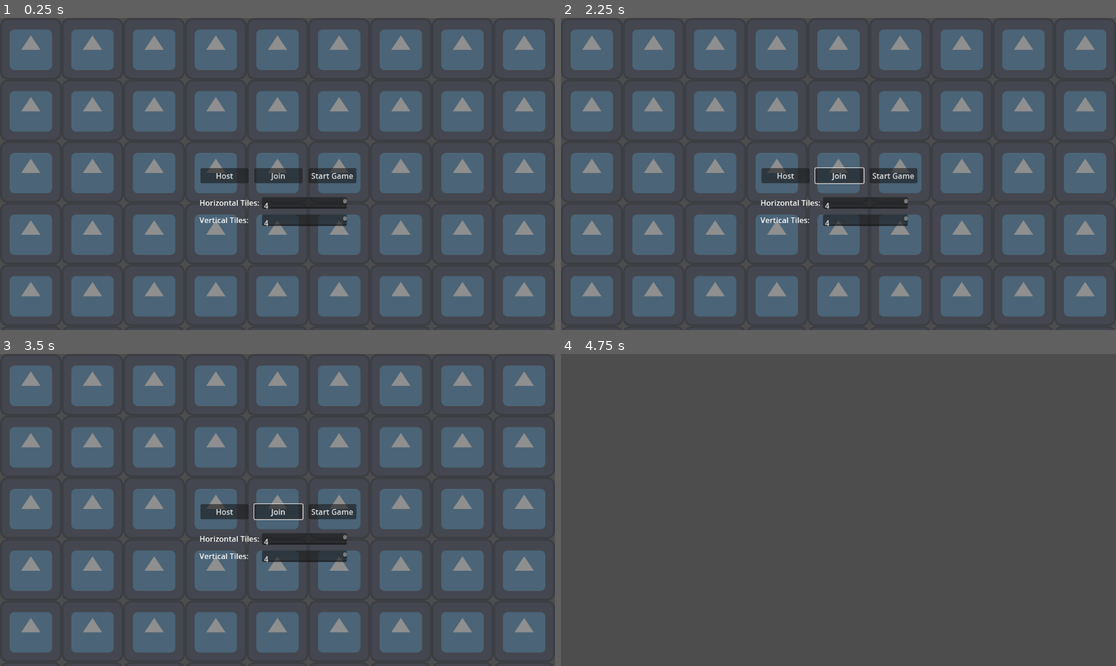
Above: before the commit, frames 1-4 (two rows, left to right).
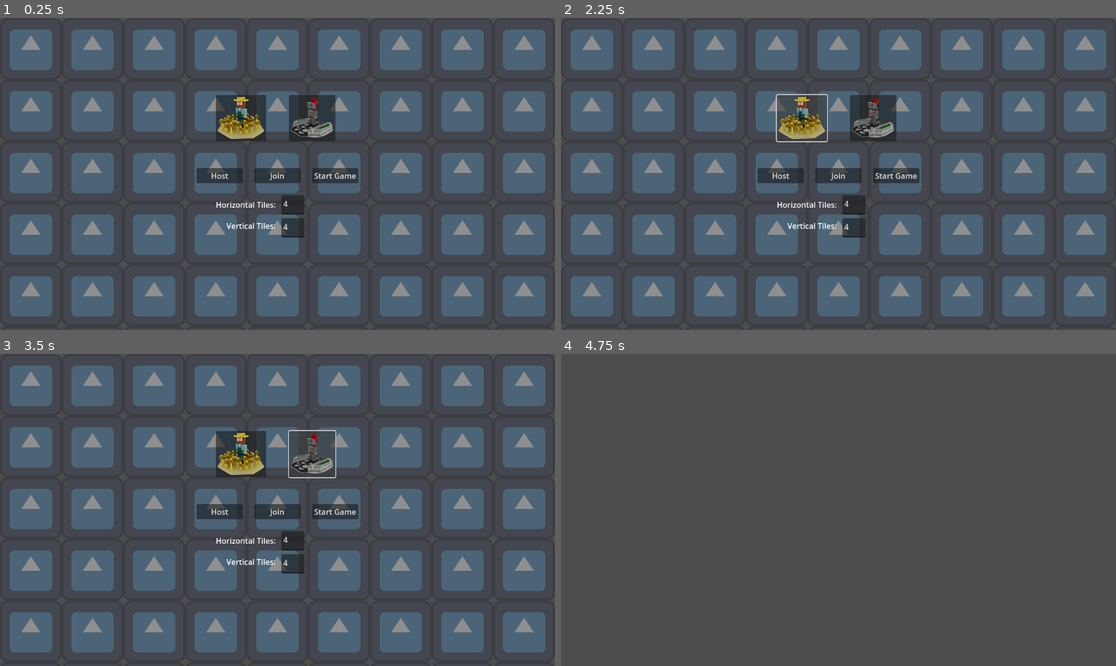
Above: after the commit, the same moments.

Repository: jaydlidd/Majestiq
Game: Godot game, scene res://Scenes/server_controller.tscn
Same seed, same stepped clock (60 frames per second), same inputs: the game is played once before the commit and once after it. The engine's default icon, where the game draws it, is replaced by a stand-in: a white triangle on a blue panel in a dark square.
Inputs (mouse positions are in pixels of both pictures, inside the frame that each line leads up to):
- Up to frame 1 (0.25 s): no input
- Up to frame 2 (2.25 s): click "Host" at 0.5 s; click "Join" at 1.25 s; click (799, 117) at 2.02 s
- Up to frame 3 (3.5 s): click (310, 453) at 2.77 s
- Up to frame 4 (4.75 s): click "Start Game" at 3.5 s; tap Enter at 4.25 s; move the mouse to (960, 494) at 4.27 s; hold D (move_right) from 4.28 s (still down); tap Mouse wheel down (mouse_scroll_down) at 4.35 s

The runs differ from the first frame. In frame 1, 4.2% of the frame differs, in the area x 35-65%, y 24-71%; in frame 2, 4.1%; in frame 3, 4.0%; in frame 4, nothing differs.
Error before the commit: Cannot call method 'compress' on a null value. (res://Scripts/server_controller.gd:26)
Error after the commit: Cannot call method 'compress' on a null value. (res://Scripts/server_controller.gd:28)

Commit message:
15/2 :sparkles: Server-side player inventory
+ Added selectors for knight and farmer pieces
+ Added server-side transfer of player inventories

Diff:
--- /dev/null
+++ b/Scenes/Pieces/farmer_piece.tscn
@@ -0,0 +1,15 @@
+[gd_scene load_steps=3 format=3 uid="uid://bh3p2b8yk0nt4"]
+
+[ext_resource type="ArrayMesh" uid="uid://cbr4mbfmhc7os" path="res://Models/model_base/model_base.obj" id="1_knhfy"]
+[ext_resource type="ArrayMesh" uid="uid://shkexafeq2ip" path="res://Models/farmer/farmer.obj" id="2_lg1wh"]
+
+[node name="FarmerPiece" type="Node3D"]
+transform = Transform3D(-4.37114e-08, 0, -1, 0, 1, 0, 1, 0, -4.37114e-08, 0, 0, 0)
+
+[node name="ModelBase" type="MeshInstance3D" parent="."]
+transform = Transform3D(1, 0, 0, 0, 1, 0, 0, 0, 1, 0, -1.1, 0)
+mesh = ExtResource("1_knhfy")
+
+[node name="Farmer" type="MeshInstance3D" parent="."]
+transform = Transform3D(1, 0, 0, 0, 1, 0, 0, 0, 1, 0, 0.9, 0)
+mesh = ExtResource("2_lg1wh")
--- /dev/null
+++ b/Scenes/Pieces/knight_piece.tscn
@@ -0,0 +1,14 @@
+[gd_scene load_steps=3 format=3 uid="uid://nvxjli587b4g"]
+
+[ext_resource type="ArrayMesh" uid="uid://dda4g1w8ikr3" path="res://Models/knight/knight.obj" id="1_74k5x"]
+[ext_resource type="ArrayMesh" uid="uid://cbr4mbfmhc7os" path="res://Models/model_base/model_base.obj" id="2_2ruj1"]
+
+[node name="KnightPiece" type="Node3D"]
+
+[node name="Knight" type="MeshInstance3D" parent="."]
+transform = Transform3D(1, 0, 0, 0, 1, 0, 0, 0, 1, -0.1, 0.9, 0.1)
+mesh = ExtResource("1_74k5x")
+
+[node name="ModelBase" type="MeshInstance3D" parent="."]
+transform = Transform3D(1, 0, 0, 0, 1, 0, 0, 0, 1, 0, -1.1, 0)
+mesh = ExtResource("2_2ruj1")
--- a/Scenes/main_game.tscn
+++ b/Scenes/main_game.tscn
@@ -1,17 +1,12 @@
-[gd_scene load_steps=4 format=3 uid="uid://bi84dipyrcag8"]
+[gd_scene load_steps=3 format=3 uid="uid://bi84dipyrcag8"]
 
 [ext_resource type="Script" path="res://Scripts/scene_manager.gd" id="1_8cuei"]
 [ext_resource type="PackedScene" uid="uid://f876k6rdrb04" path="res://Scenes/player.tscn" id="1_g64bx"]
-[ext_resource type="ArrayMesh" uid="uid://cbr4mbfmhc7os" path="res://Models/model_base/model_base.obj" id="3_oumi5"]
 
 [node name="MainGame" type="Node3D"]
 transform = Transform3D(1, 0, 0, 0, 1, 0, 0, 0, 1, -2, -1, -3)
 script = ExtResource("1_8cuei")
 player_scene = ExtResource("1_g64bx")
 
-[node name="ModelBase" type="MeshInstance3D" parent="."]
-transform = Transform3D(1, 0, 0, 0, 1, 0, 0, 0, 1, 2, 1, 26)
-mesh = ExtResource("3_oumi5")
-
 [node name="DirectionalLight3D" type="DirectionalLight3D" parent="."]
 transform = Transform3D(1, 0, 0, 0, 1.19249e-08, 1, 0, -1, 1.19249e-08, 0, 0, 0)
--- a/Scenes/server_controller.tscn
+++ b/Scenes/server_controller.tscn
@@ -1,7 +1,9 @@
-[gd_scene load_steps=3 format=3 uid="uid://1e4nko6lcvph"]
+[gd_scene load_steps=5 format=3 uid="uid://1e4nko6lcvph"]
 
 [ext_resource type="Script" path="res://Scripts/server_controller.gd" id="1_kps1r"]
 [ext_resource type="Texture2D" uid="uid://6iycqx2crmbi" path="res://icon.svg" id="2_a3wmt"]
+[ext_resource type="PackedScene" uid="uid://cw2g1ob4fqme4" path="res://UI/Buttons/farmer_button.tscn" id="3_c8twx"]
+[ext_resource type="PackedScene" uid="uid://bfqhh3lb5mhb7" path="res://UI/Buttons/knight_button.tscn" id="4_1r8j8"]
 
 [node name="ServerController" type="Control"]
 layout_mode = 3
@@ -33,9 +35,9 @@
 anchor_top = 0.5
 anchor_right = 0.5
 anchor_bottom = 0.5
-offset_left = -160.0
+offset_left = -168.0
 offset_top = -12.0
-offset_right = -60.0
+offset_right = -72.0
 offset_bottom = 19.0
 grow_horizontal = 2
 grow_vertical = 2
@@ -50,7 +52,7 @@
 anchor_bottom = 0.5
 offset_left = -48.0
 offset_top = -12.0
-offset_right = 52.0
+offset_right = 48.0
 offset_bottom = 19.0
 grow_horizontal = 2
 grow_vertical = 2
@@ -63,9 +65,9 @@
 anchor_top = 0.5
 anchor_right = 0.5
 anchor_bottom = 0.5
-offset_left = 64.0
+offset_left = 72.0
 offset_top = -12.0
-offset_right = 164.0
+offset_right = 168.0
 offset_bottom = 19.0
 grow_horizontal = 2
 grow_vertical = 2
@@ -78,10 +80,10 @@
 anchor_top = 0.5
 anchor_right = 0.5
 anchor_bottom = 0.5
-offset_left = -32.0
-offset_top = 48.0
-offset_right = 144.0
-offset_bottom = 72.0
+offset_left = 8.0
+offset_top = 44.0
+offset_right = 56.0
+offset_bottom = 84.0
 grow_horizontal = 2
 grow_vertical = 2
 text = "4"
@@ -93,13 +95,14 @@
 anchor_top = 0.5
 anchor_right = 0.5
 anchor_bottom = 0.5
-offset_left = -160.0
-offset_top = 48.0
-offset_right = -40.0
-offset_bottom = 73.0
+offset_left = -128.0
+offset_top = 52.0
+offset_right = -3.0
+offset_bottom = 78.0
 grow_horizontal = 2
 grow_vertical = 2
 text = "Horizontal Tiles:"
+horizontal_alignment = 2
 
 [node name="VertTiles" type="TextEdit" parent="."]
 layout_mode = 1
@@ -108,10 +111,10 @@
 anchor_top = 0.5
 anchor_right = 0.5
 anchor_bottom = 0.5
-offset_left = -32.0
-offset_top = 84.0
-offset_right = 144.0
-offset_bottom = 108.0
+offset_left = 8.0
+offset_top = 92.0
+offset_right = 56.0
+offset_bottom = 132.0
 grow_horizontal = 2
 grow_vertical = 2
 text = "4"
@@ -123,13 +126,27 @@
 anchor_top = 0.5
 anchor_right = 0.5
 anchor_bottom = 0.5
-offset_left = -162.0
-offset_top = 84.0
-offset_right = -37.0
-offset_bottom = 110.0
+offset_left = -128.0
+offset_top = 96.0
+offset_right = -3.0
+offset_bottom = 122.0
 grow_horizontal = 2
 grow_vertical = 2
 text = "Vertical Tiles:"
+horizontal_alignment = 2
+
+[node name="FarmerPiece" parent="." instance=ExtResource("3_c8twx")]
+layout_mode = 1
+offset_top = -164.0
+offset_right = -24.0
+offset_bottom = -68.0
+
+[node name="KnightPiece" parent="." instance=ExtResource("4_1r8j8")]
+layout_mode = 1
+offset_left = 24.0
+offset_top = -164.0
+offset_right = 120.0
+offset_bottom = -68.0
 
 [connection signal="button_down" from="Host" to="." method="_on_host_button_down"]
 [connection signal="button_down" from="Join" to="." method="_on_join_button_down"]
--- /dev/null
+++ b/Scripts/piece_button.gd
@@ -0,0 +1,6 @@
+extends Button
+
+var count:int = 0
+
+func _on_pressed():
+	count += 1
--- a/Scripts/scene_manager.gd
+++ b/Scripts/scene_manager.gd
@@ -3,8 +3,8 @@
 @export var player_scene:PackedScene
 
 # Preloaded map tiles
-var sand_tile:PackedScene = preload("res://Scenes/sand_tile.tscn")
-var grass_tile:PackedScene = preload("res://Scenes/grass_tile.tscn")
+var sand_tile:PackedScene = preload("res://Scenes/Map Tiles/sand_tile.tscn")
+var grass_tile:PackedScene = preload("res://Scenes/Map Tiles/grass_tile.tscn")
 
 # Called when the node enters the scene tree for the first time.
 func _ready():
@@ -13,6 +13,7 @@
 		current_player.name = str(GameManager.players[player].id)	# Set the name of the player object to be the same as their MP game ID
 		add_child(current_player)									# Add the player object to the scene
 
+		print(str(GameManager.players[player].id) + str(GameManager.players[player].inventory))
 	# Generate the map tiles into the world
 	generate_map_tiles(GameManager.map_tiles, GameManager.horizontal_tiles, GameManager.vertical_tiles)
 
--- a/Scripts/server_controller.gd
+++ b/Scripts/server_controller.gd
@@ -6,6 +6,8 @@
 var main_scene_path:String = "res://Scenes/main_game.tscn"
 
 var map_tile_list:Array = []
+
+var inventory = []
 
 # Called when the node enters the scene tree for the first time.
 func _ready():
@@ -16,8 +18,8 @@
 	if "--server" in OS.get_cmdline_args():								# If we run the game in cmdline with args
 		host_game()
 
-
 func _on_host_button_down():
+	add_pieces_to_inv()
 	host_game()
 
 func _on_join_button_down():
@@ -25,7 +27,7 @@
 	peer.create_client(ip_address, port)							# Connect to the server
 	peer.get_host().compress(ENetConnection.COMPRESS_RANGE_CODER)	# Compress connection to reduce lag
 	multiplayer.set_multiplayer_peer(peer)							# Set the current connect to the peer (use our own connection to play)
-
+	add_pieces_to_inv()
 
 func _on_start_game_button_down():
 	if multiplayer.is_server():
@@ -44,7 +46,7 @@
 # Called only on clients when a player connects to a server
 func player_connected_to_server():
 	print("Player connected to server")
-	send_player_info.rpc_id(1, multiplayer.get_unique_id())			# Send the client's id to the server
+	send_player_info.rpc_id(1, multiplayer.get_unique_id(), inventory)			# Send the client's id to the server
 
 # Called only on clients when a player fails to connect to a server
 func player_connected_failed():
@@ -59,14 +61,15 @@
 
 # Called to send client information
 @rpc("any_peer")
-func send_player_info(id):
+func send_player_info(id, player_inv):
 	if !GameManager.players.has(id):								# If a player is not already in the game, add it to the list of players
 		GameManager.players[id] = {
-			"id": id
+			"id": id,
+			"inventory": player_inv
 		}
 	if multiplayer.is_server():
 		for i in GameManager.players:
-			send_player_info.rpc(GameManager.players[i].id)			# If this peer is the server, send information out to clients
+			send_player_info.rpc(GameManager.players[i].id, GameManager.players[i].inventory)			# If this peer is the server, send information out to clients
 
 func host_game():
 	peer = ENetMultiplayerPeer.new()								# Create a new peer connection
@@ -76,7 +79,7 @@
 		return
 	peer.get_host().compress(ENetConnection.COMPRESS_RANGE_CODER)	# Compress connection to reduce lag
 	multiplayer.set_multiplayer_peer(peer)							# Set the current connect to the peer (use our own connection to play)
-	send_player_info(multiplayer.get_unique_id())					# Send server player's information
+	send_player_info(multiplayer.get_unique_id(), inventory)		# Send server player's information
 	print("Waiting for players...")
 
 # Send the map information to the server
@@ -92,10 +95,13 @@
 # Design a map of tiles of a preset size with the available tiles
 func generate_map_tiles(x:int, y:int):
 	var possible_tiles:Array = ["sand", "grass"]					# Strings of map tiles in the game
-	var rand_tile:Node												# Variable to hold selected tile
 
 	for i in range(x*y):
 		map_tile_list.append(possible_tiles[randi()% possible_tiles.size()])		# Add the tile to the map list
 
-#		for j in range(y - 1):
-#			map_tile_list.append(possible_tiles[randi()% possible_tiles.size()])	# Add the tile to the map list
+# Function to add the current amount of pieces to the player's inventory
+func add_pieces_to_inv():
+	for i in $FarmerPiece.count:
+		inventory.append("farmer")
+	for i in $KnightPiece.count:
+		inventory.append("knight")
--- /dev/null
+++ b/UI/Buttons/farmer_button.tscn
@@ -0,0 +1,24 @@
+[gd_scene load_steps=3 format=3 uid="uid://cw2g1ob4fqme4"]
+
+[ext_resource type="Texture2D" uid="uid://2lakkkxh66tn" path="res://Piece Icons/farmer.png" id="1_dqy1n"]
+[ext_resource type="Script" path="res://Scripts/piece_button.gd" id="2_ag0uc"]
+
+[node name="FarmerPiece" type="Button"]
+anchors_preset = 8
+anchor_left = 0.5
+anchor_top = 0.5
+anchor_right = 0.5
+anchor_bottom = 0.5
+offset_left = -128.0
+offset_top = -128.0
+offset_right = 128.0
+offset_bottom = 128.0
+grow_horizontal = 2
+grow_vertical = 2
+size_flags_horizontal = 4
+size_flags_vertical = 4
+icon = ExtResource("1_dqy1n")
+expand_icon = true
+script = ExtResource("2_ag0uc")
+
+[connection signal="pressed" from="." to="." method="_on_pressed"]
--- /dev/null
+++ b/UI/Buttons/knight_button.tscn
@@ -0,0 +1,24 @@
+[gd_scene load_steps=3 format=3 uid="uid://bfqhh3lb5mhb7"]
+
+[ext_resource type="Texture2D" uid="uid://c1nh6l4ltgkv1" path="res://Piece Icons/knight.png" id="1_klu62"]
+[ext_resource type="Script" path="res://Scripts/piece_button.gd" id="2_hyw4b"]
+
+[node name="KnightPiece" type="Button"]
+anchors_preset = 8
+anchor_left = 0.5
+anchor_top = 0.5
+anchor_right = 0.5
+anchor_bottom = 0.5
+offset_left = -128.0
+offset_top = -128.0
+offset_right = 128.0
+offset_bottom = 128.0
+grow_horizontal = 2
+grow_vertical = 2
+size_flags_horizontal = 4
+size_flags_vertical = 4
+icon = ExtResource("1_klu62")
+expand_icon = true
+script = ExtResource("2_hyw4b")
+
+[connection signal="pressed" from="." to="." method="_on_pressed"]
Renamed: Scenes/grass_tile.tscn -> Scenes/Map Tiles/grass_tile.tscn
Renamed: Scenes/sand_tile.tscn -> Scenes/Map Tiles/sand_tile.tscn
Not shown, removed: UI/2931141 - archive data files folder storage.png.import
Not shown, removed: UI/2931142 - delete minimize minus remove.png.import
Not shown, removed: UI/2931143 - export share up upload.png.import
Not shown, removed: UI/2931144 - connect internet network signal wifi wireless wlan.png.import
Not shown, removed: UI/2931145 - bullet checklist list menu note playlist.png.import
Not shown, removed: UI/2931146 - cloud cloudy data server storage weather.png.import
Not shown, removed: UI/2931147 - account avatar face head human profile user.png.import
Not shown, removed: UI/2931148 - arrow end right.png.import
Not shown, removed: UI/2931149 - arrow back begin left pos1.png.import
Not shown, removed: UI/2931150 - architecture building furniture home homepage house office.png.import
(and 148 more such lines)
